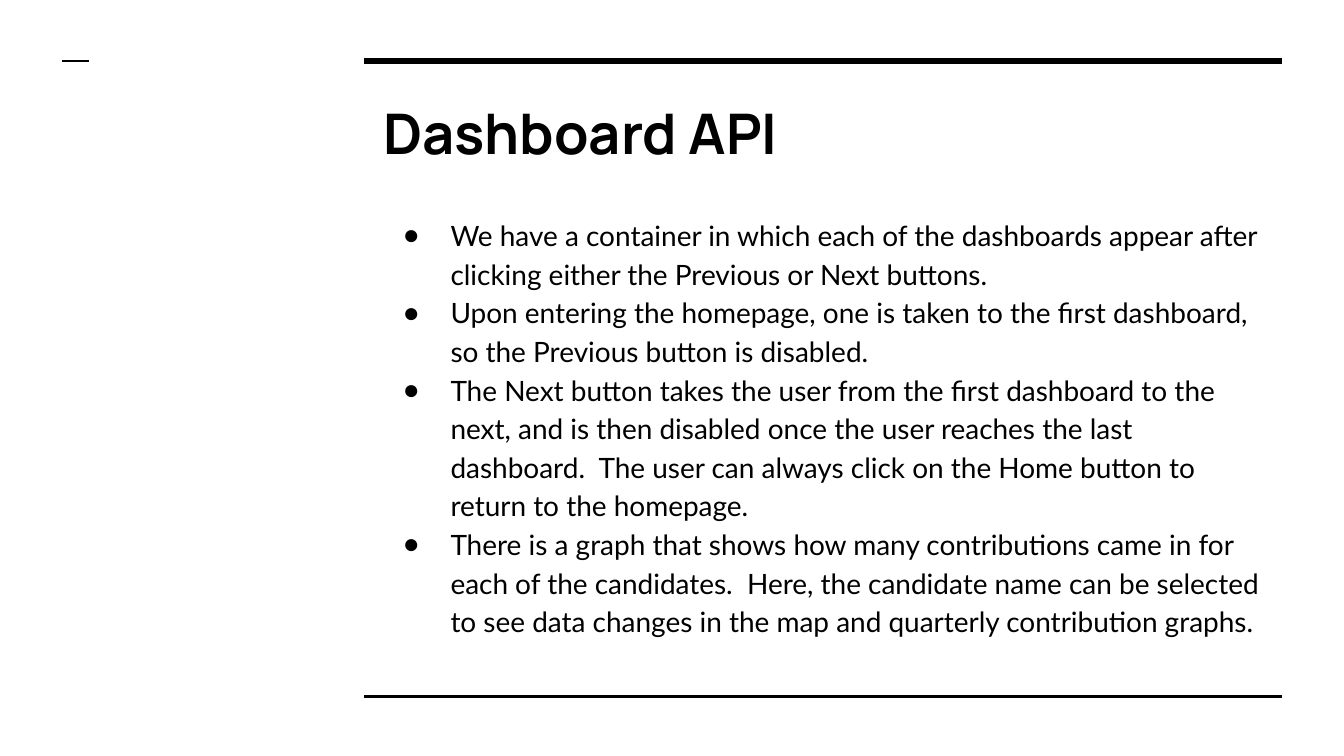
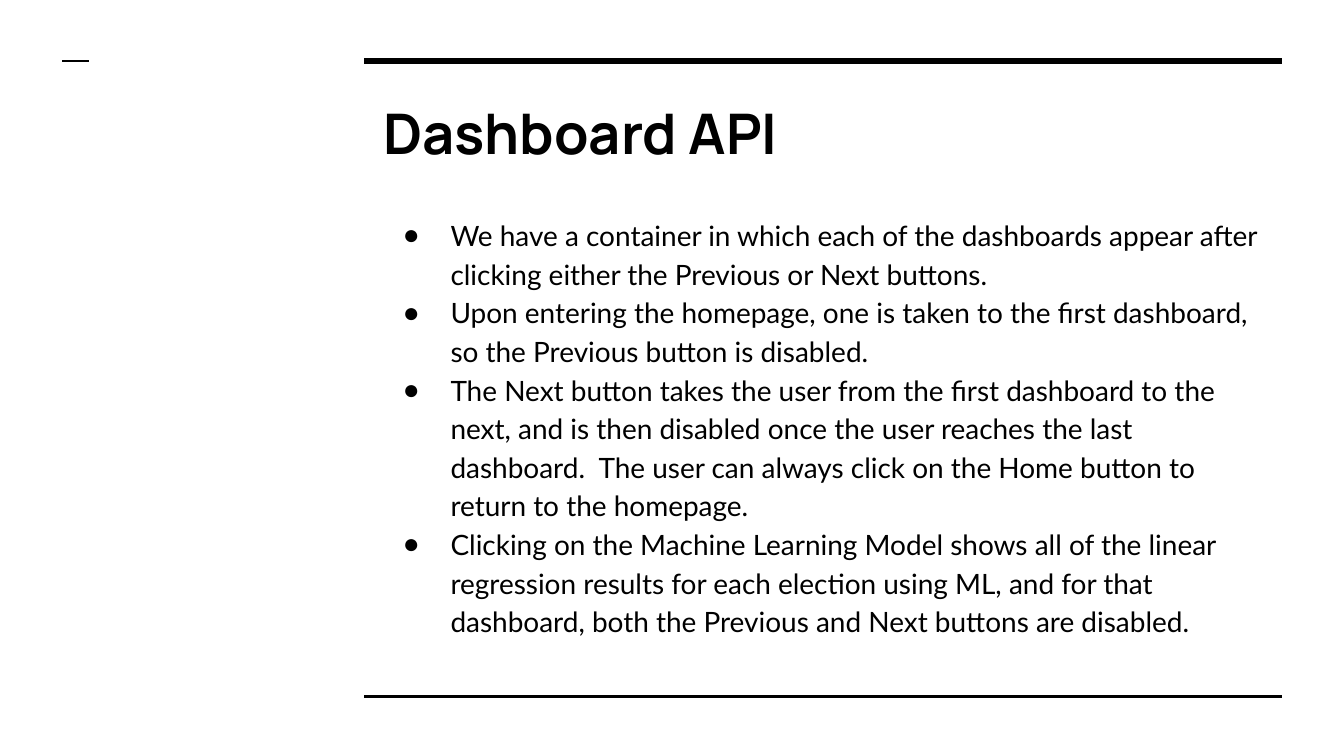
Before and after one commit to ssheggrud/Mod_20_Project, a slide deck: slide 17 of Presentation/Group5Presentation.pptx (slide 8 before the commit). Drawn at 1344x756 pixels with LibreOffice and Linux fonts; fonts in the diff are those of the drawing. Boxes give left, top, right and bottom in pixels: in the first picture for what was removed or moved away, otherwise in the second. Text is boxed around its words. In the diff, an @@ line names an element or a change of style, - is before the commit and + after.

```diff
--- a/Presentation/Group5Presentation.pptx
+++ b/Presentation/Group5Presentation.pptx
@@ text at (x1=451, y1=534, x2=1217, y2=636): text changed @@
-● There is a graph that shows how many contributions came in for each of the candidates. Here, the candidate name can be selected to see data changes in the map and quarterly contribution graphs.
+● Clicking on the Machine Learning Model shows all of the linear regression results for each election using ML, and for that dashboard, both the Previous and Next buttons are disabled.
```
Also in this commit, not shown: 3 other slides changed, 20 slides added, 1 slide removed.
